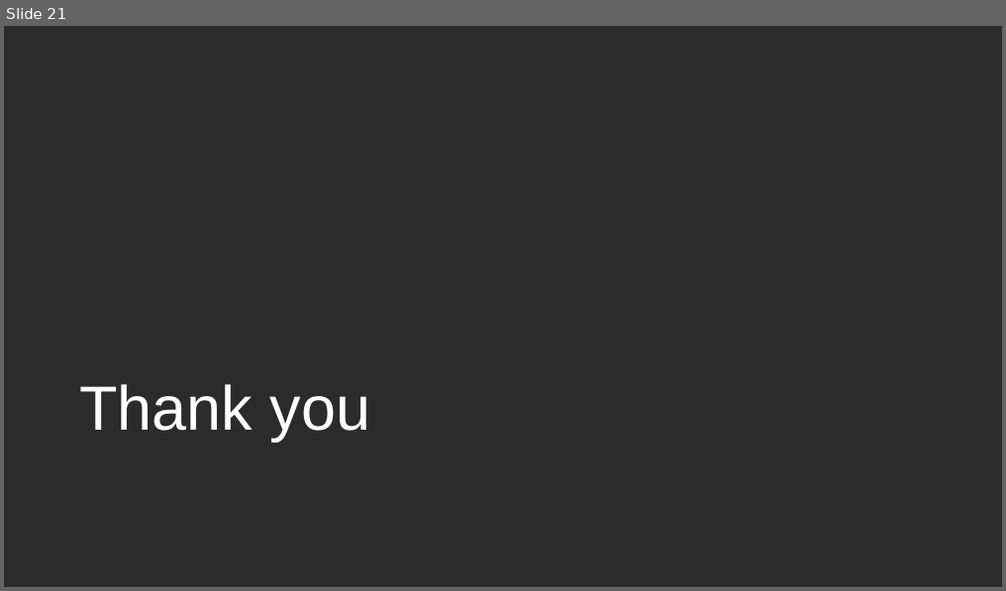
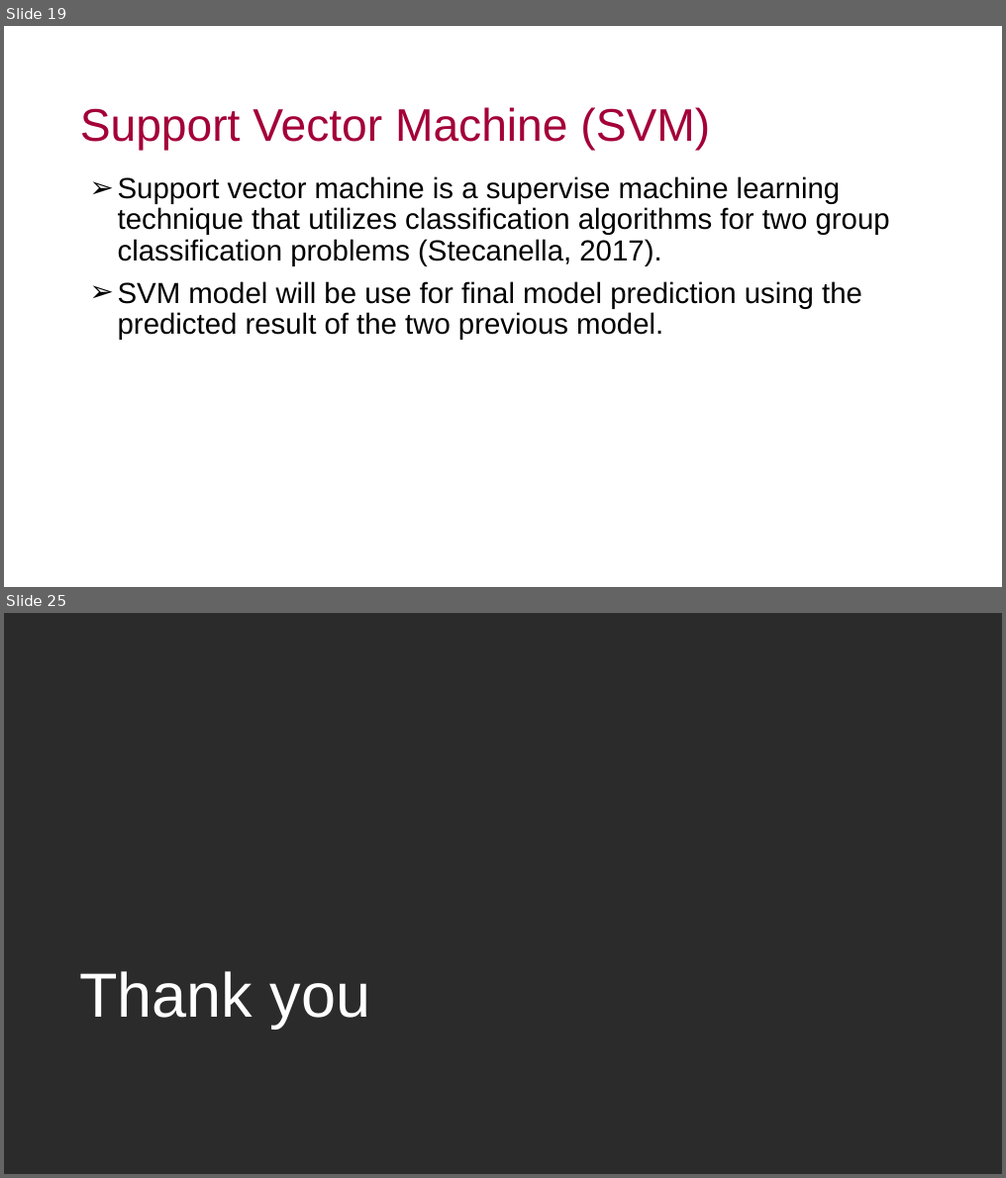
Before and after one commit to j-anne/dissertation-UEL-CN-7000, a slide deck: Thesis_presentation.Unicaf.pptx. Shown one above the other, each under a label of ours: slide 21 before the commit, slides 19 and 25 after it; the slides between them are not shown. The pictures are 1006x591 and 1006x1178 pixels, drawn with LibreOffice and Linux fonts; fonts in the diff are those of the drawing; background and template pictures are left out; a plain dark background stands for a picture behind light text. Boxes give left, top, right and bottom in pixels: in the first picture for what was removed or moved away, otherwise in the second. Text is boxed around its words. In the diff, an @@ line names an element or a change of style, - is before the commit and + after.

```diff
--- a/Thesis_presentation.Unicaf.pptx
+++ b/Thesis_presentation.Unicaf.pptx
@@ slide 19 added at box(4, 26, 1002, 587), background picture (left out) @@
@@ title added at box(80, 107, 710, 150), 44 pt, text #A40039 @@
+Support Vector Machine (SVM)
@@ text added at box(118, 176, 890, 340), 28 pt, text #000000 @@
+➢ Support vector machine is a supervise machine learning technique that utilizes classification algorithms for two group classification problems (Stecanella, 2017).
+➢ SVM model will be use for final model prediction using the predicted result of the two previous model.
@@ what was slide 21 is now slide 25 @@
```
Also in this commit, not shown: 17 slides changed, 5 other slides added, 2 slides removed.
